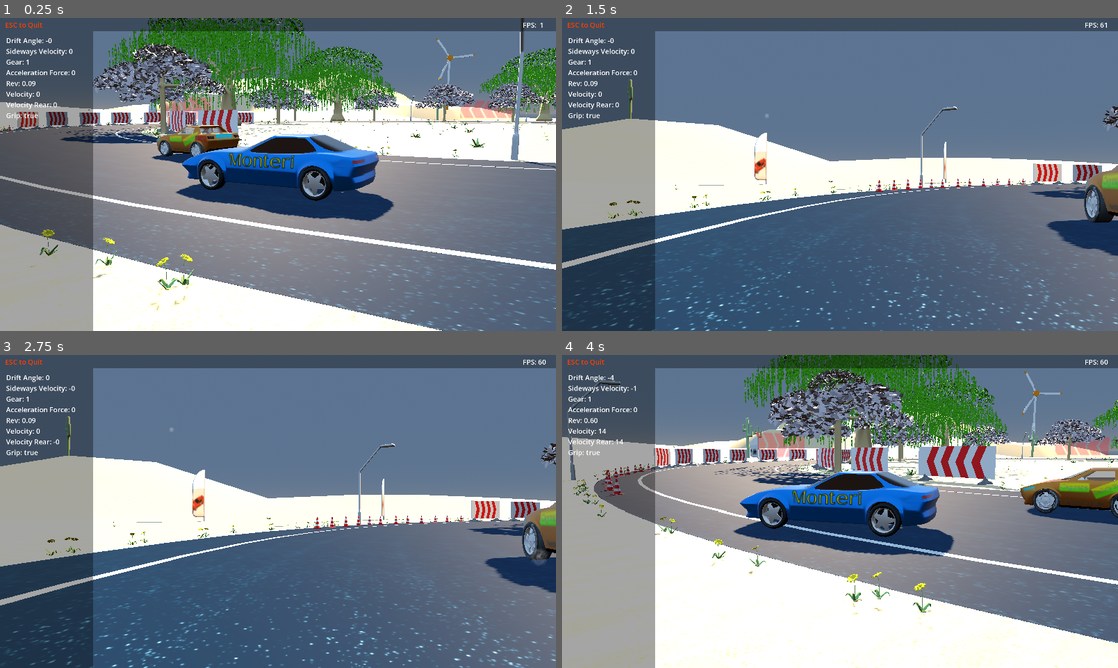
Above: before the commit, frames 1-4 (two rows, left to right).
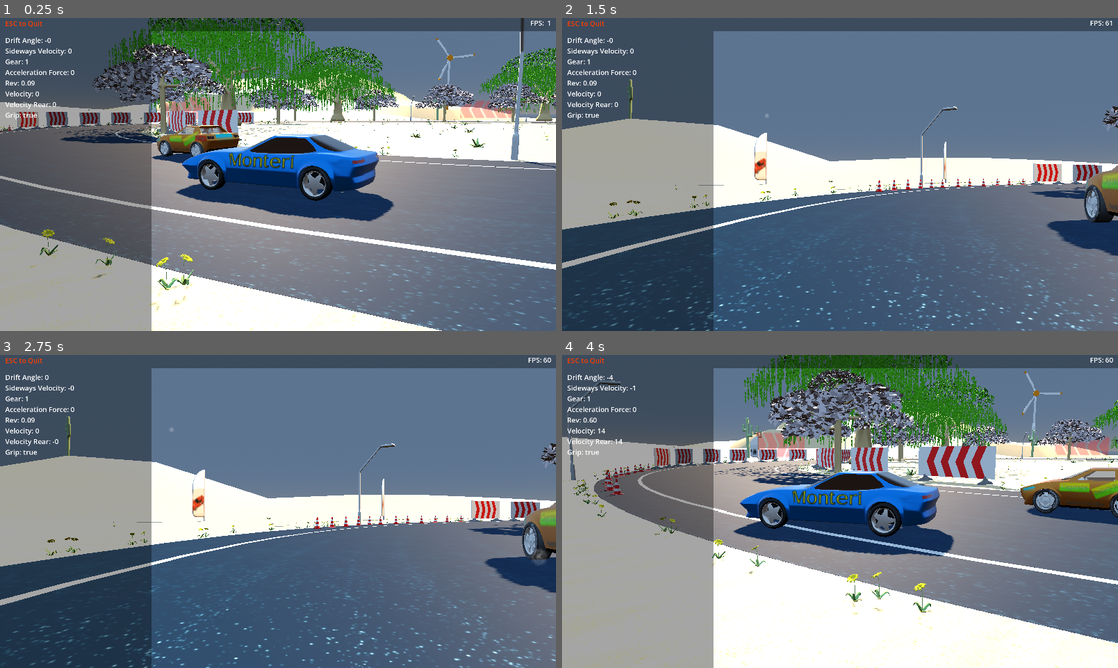
Above: after the commit, the same moments.

Repository: tomaga-dev/CustomVehicleSuspension
Game: Godot game, scene res://Contents/start.tscn
Same seed, same stepped clock (60 frames per second), same inputs: the game is played once before the commit and once after it.
Inputs:
- Up to frame 1 (0.25 s): no input
- Up to frame 2 (1.5 s): hold Right (right) 0.53-1.28 s; tap E (action) at 0.6 s; hold Down (brake) from 1.28 s (still down); tap C (camera) at 1.35 s
- Up to frame 3 (2.75 s): tap Enter at 2 s; release Down (brake) at 2.03 s; hold Right (right) from 2.03 s (still down); tap E (action) at 2.1 s
- Up to frame 4 (4 s): release Right (right) at 2.78 s; hold Up (accelerate) 2.78-3.53 s; tap C (camera) at 2.85 s; hold Left (left) from 3.53 s (still down); tap E (action) at 3.6 s

The runs differ from the first frame. In frame 1, 11% of the frame differs, in the area x 0-99%, y 0-100%; in frame 2, 11%; in frame 3, 11%, in the area x 0-100%, y 0-100%; in frame 4, 11%.

Commit message:
Changed layout of the debug view
When in window mode, the views were not placed where intended. This
should work now.

Diff:
--- a/suspension-project/Contents/Status/status.tscn
+++ b/suspension-project/Contents/Status/status.tscn
@@ -22,8 +22,8 @@
 layout_mode = 1
 anchors_preset = -1
 anchor_right = 1.0
-anchor_bottom = 0.043
-offset_bottom = -0.44000244
+anchor_bottom = 0.042000003
+offset_bottom = -0.36000443
 color = Color(0, 0, 0, 0.3529412)
 
 [node name="Info" type="Label" parent="Horzontal" unique_id=1931956421]
@@ -34,46 +34,45 @@
 anchor_right = 0.98
 anchor_bottom = 0.89100003
 offset_left = 4.5599995
-offset_top = 0.00799942
-offset_right = -1734.6001
-offset_bottom = 0.013999939
+offset_top = -5.1679983
+offset_right = -1664.6001
+offset_bottom = 4.904999
 text = "ESC to Quit"
 label_settings = SubResource("LabelSettings_y3c6w")
 
 [node name="FPS" type="Label" parent="Horzontal" unique_id=1996132951]
 layout_mode = 1
 anchors_preset = -1
-anchor_left = 0.09200001
-anchor_top = -0.409
-anchor_right = 0.09200001
-anchor_bottom = -0.409
-offset_left = 1628.36
-offset_top = 25.814001
-offset_right = 1721.36
-offset_bottom = 59.814003
+anchor_left = 1.0
+anchor_right = 1.0
+offset_left = -109.0
+offset_right = -16.0
+offset_bottom = 34.0
+grow_horizontal = 0
 text = "FPS"
 label_settings = SubResource("LabelSettings_38er0")
+horizontal_alignment = 2
 
 [node name="Vertical" type="ColorRect" parent="." unique_id=1745979844]
 layout_mode = 1
 anchors_preset = -1
-anchor_top = 0.043
-anchor_right = 0.16800001
+anchor_top = 0.042000003
+anchor_right = 0.272
 anchor_bottom = 1.0
-offset_top = -0.44000244
-offset_right = 0.43997192
+offset_top = -0.36000443
+offset_right = 0.5999756
 color = Color(0, 0, 0, 0.3529412)
 
 [node name="Debug" type="Label" parent="Vertical" unique_id=537330472]
 layout_mode = 1
 anchors_preset = -1
-anchor_left = 0.065000005
+anchor_left = 0.034
 anchor_top = 0.015000001
-anchor_right = 0.95800006
+anchor_right = 0.56100005
 anchor_bottom = 0.048
-offset_left = 0.0049991608
+offset_left = 0.22343826
 offset_top = -0.2850008
-offset_right = -207.43402
-offset_bottom = -0.4070015
+offset_right = 0.13345337
+offset_bottom = -0.1885376
 text = "Debug"
 label_settings = SubResource("LabelSettings_pgxs0")
